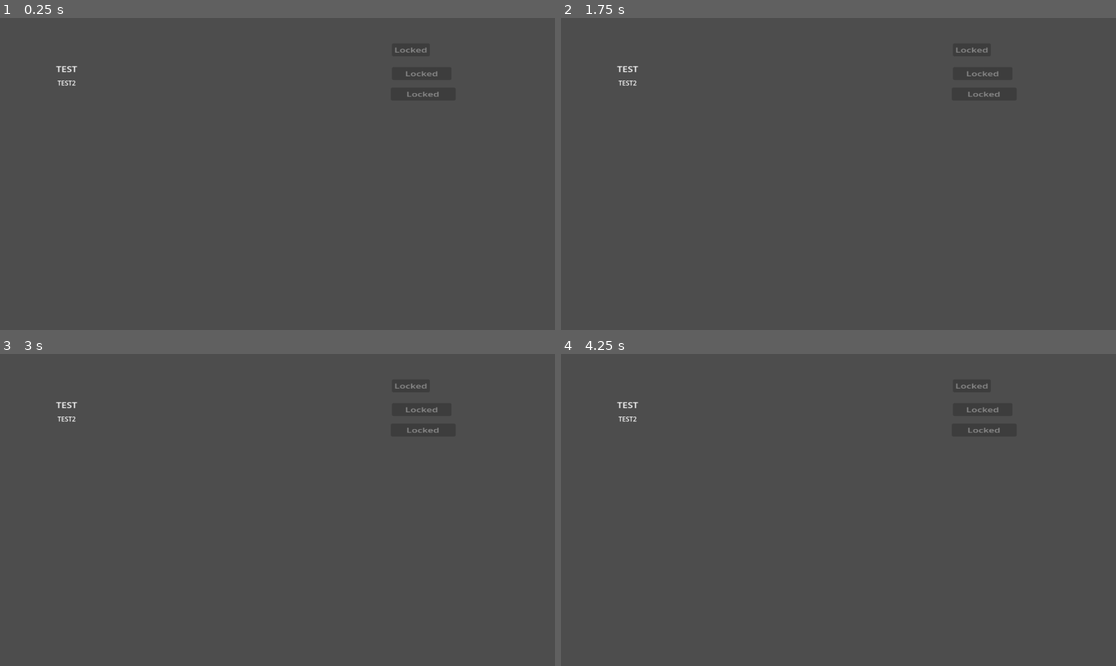
Above: before the commit, frames 1-4 (two rows, left to right).
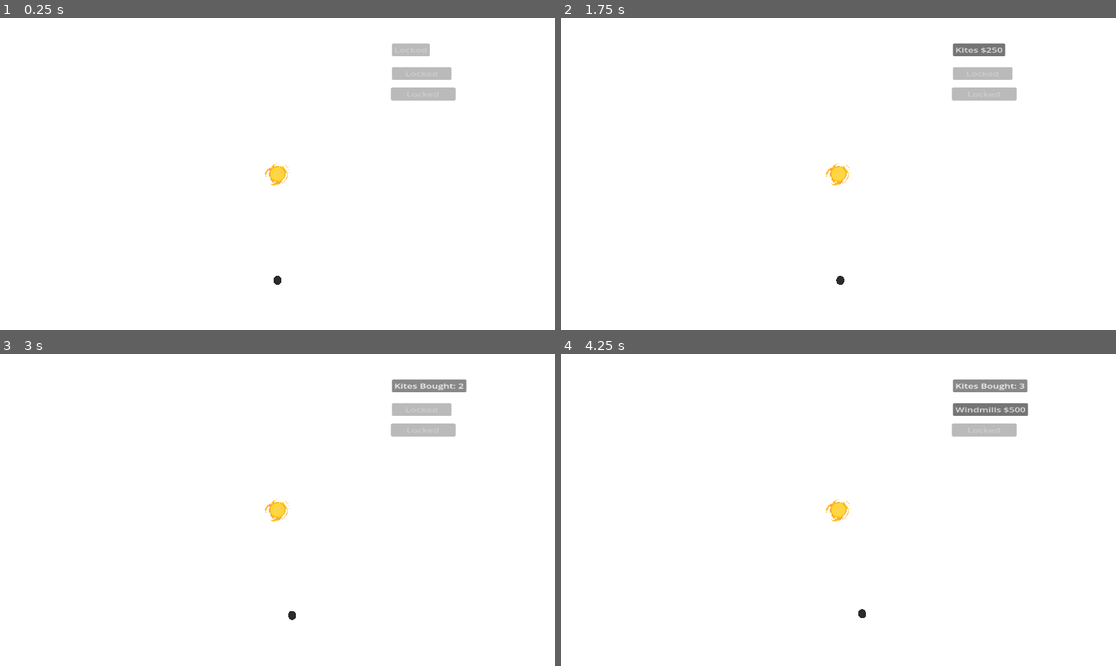
Above: after the commit, the same moments.

Repository: jablonskibrandan/NotSoSeriousGameJam
Game: Godot game, scene res://Assets/Scenes/game.tscn
The game is run twice, just before and just after one commit, with the same random seed, the same clock (stepped at 60 frames per second) and the same inputs.
Inputs (mouse positions are in pixels of both pictures, inside the frame that each line leads up to):
- Up to frame 1 (0.25 s): no input
- Up to frame 2 (1.75 s): tap Enter at 0.5 s; move the mouse to (960, 158) at 0.52 s; click (960, 158) at 0.67 s; tap Space at 1.25 s; drag from (727, 189) to (810, 236) at 1.27 s
- Up to frame 3 (3 s): click (416, 385) at 2 s, where only the run after the commit has a clickable "Kites $250"; click (427, 385) at 2.75 s, where only the run after the commit has a clickable "Kites Bought: 1"
- Up to frame 4 (4.25 s): click (988, 385) at 3.5 s, where only the run after the commit has a clickable "Kites Bought: 2"

The runs differ from the first frame. In frame 1, 100% of the frame differs, in the area x 0-100%, y 0-100%; in frame 2, 100%; in frame 3, 100%; in frame 4, 100%.
Error before the commit: Invalid access to property or key 'DAYS_IN_YEAR' on a base object of type 'Nil'. (res://Assets/Scripts/planet_orbit.gd:27)

Commit message:
Fixing some weird issues caused by organizing assets

Diff:
--- a/not-so-serious-game-jam/Assets/Scenes/sun.tscn
+++ b/not-so-serious-game-jam/Assets/Scenes/sun.tscn
@@ -1,8 +1,8 @@
 [gd_scene format=3 uid="uid://dw43uo4g753qt"]
 
-[ext_resource type="PackedScene" uid="uid://d3tp6hsmwn0wu" path="res://Assets/Art/Environments/Sun/Sun.glb" id="1_iveel"]
-[ext_resource type="Shader" path="res://Assets/Art/Environment/Sun/InnerSun.gdshader" id="2_enfo0"]
-[ext_resource type="Shader" path="res://Assets/Art/Environment/Sun/OuterSun.gdshader" id="2_gtd5v"]
+[ext_resource type="PackedScene" uid="uid://soxb817m80l0" path="res://Assets/Art/Environment/Sun/Sun.glb" id="1_iveel"]
+[ext_resource type="Shader" uid="uid://bt8ugitiwph2p" path="res://Assets/Art/Environment/Sun/InnerSun.gdshader" id="2_enfo0"]
+[ext_resource type="Shader" uid="uid://bwaf6mk1xuhph" path="res://Assets/Art/Environment/Sun/OuterSun.gdshader" id="2_gtd5v"]
 
 [sub_resource type="Gradient" id="Gradient_gxffh"]
 offsets = PackedFloat32Array(0, 0.45530728, 1)
--- a/not-so-serious-game-jam/project.godot
+++ b/not-so-serious-game-jam/project.godot
@@ -17,7 +17,7 @@
 
 [autoload]
 
-GameManagerObject="*uid://c4nnjckdeb1iv"
+GameManagerObject="*uid://tpffp0y3vhg4"
 
 [display]
 
Not shown: 1 places in not-so-serious-game-jam/Assets/Scenes/game.tscn that only renumber resources
